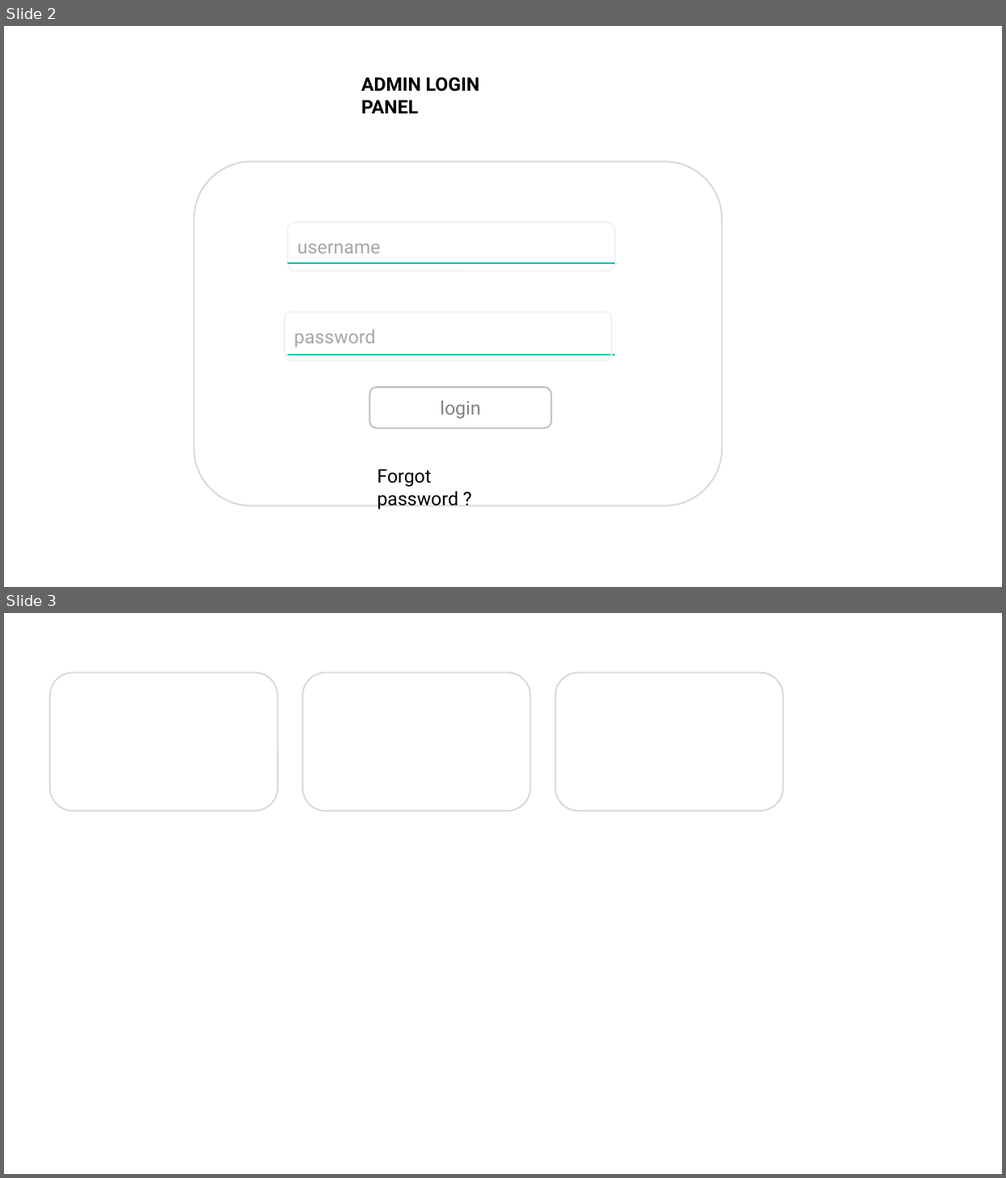
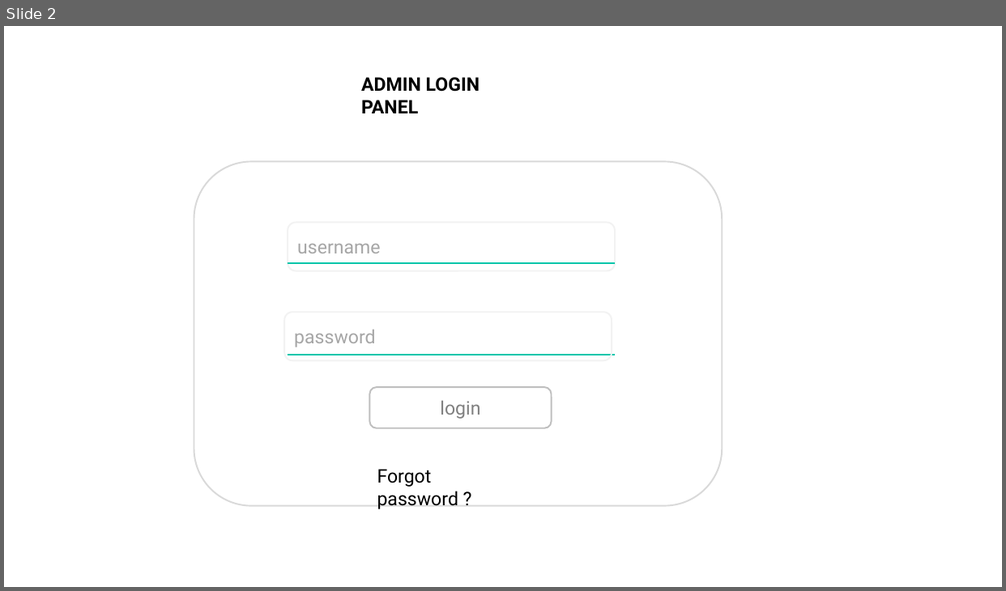
Before and after one commit to prassanna16/supply-track, a slide deck: design ex..pptx. Shown one above the other, each under a label of ours: slides 2 and 3 before the commit, slide 2 after it. The pictures are 1006x1178 and 1006x591 pixels, drawn with LibreOffice and Linux fonts; fonts in the diff are those of the drawing. Boxes give left, top, right and bottom in pixels: in the first picture for what was removed or moved away, otherwise in the second. Text is boxed around its words. In the diff, an @@ line names an element or a change of style, - is before the commit and + after.

```diff
--- a/design ex..pptx
+++ b/design ex..pptx
@@ slide 3 removed at (4, 613, 1002, 1174), background #FFFFFF @@
@@ rounded rectangle removed at (49, 673, 277, 811) @@
@@ rounded rectangle removed at (303, 673, 530, 811) @@
@@ rounded rectangle removed at (556, 673, 783, 811) @@
```
Also in this commit, not shown: 1 slide added, 2 other files.
